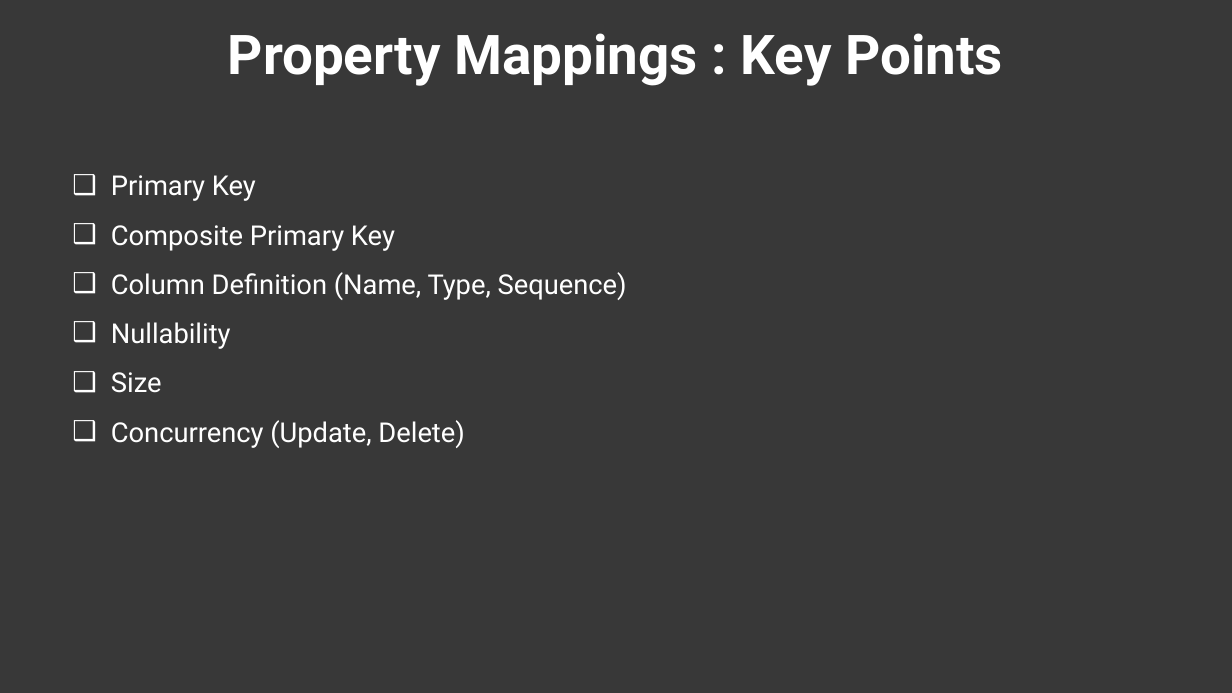
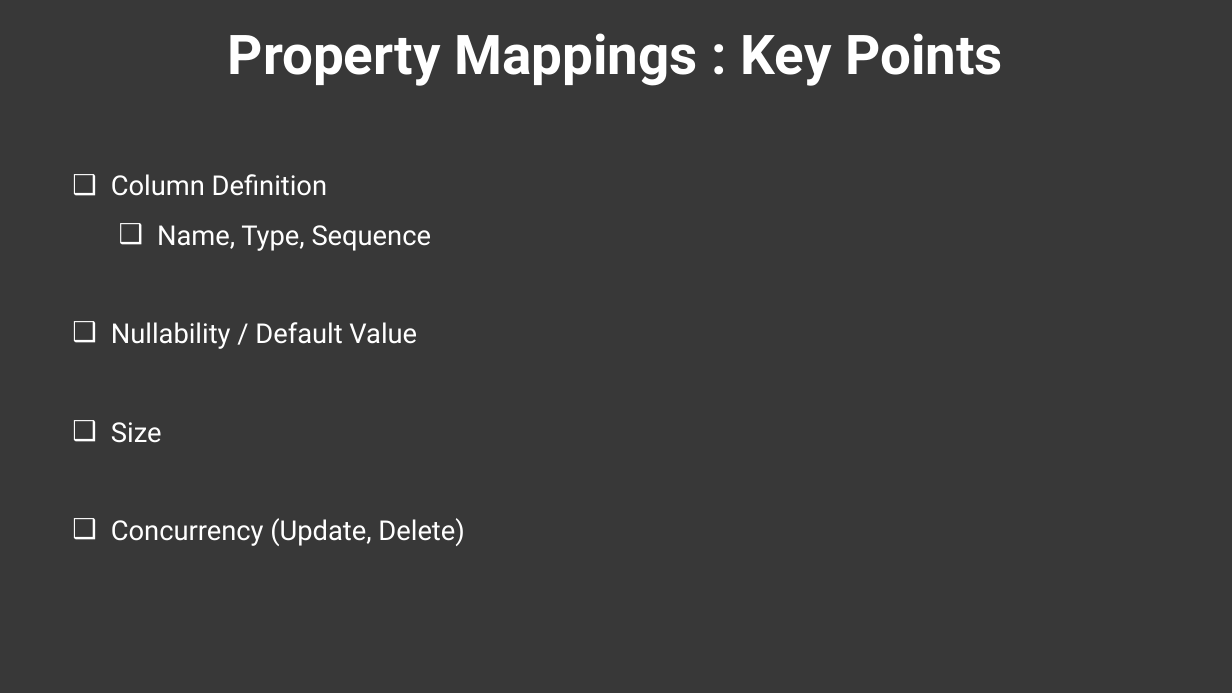
Before and after one commit to twalkerb/Entity-foundation-.NET-6, a slide deck: slide 12 of Sections/Section 3/Entity Fundamentals Using .NET 6_Section 3.pptx. Drawn at 1232x693 pixels with LibreOffice and Linux fonts; fonts in the diff are those of the drawing; background and template pictures are left out; a plain dark background stands for a picture behind light text. Boxes give left, top, right and bottom in pixels: in the first picture for what was removed or moved away, otherwise in the second. Text is boxed around its words. In the diff, an @@ line names an element or a change of style, - is before the commit and + after.

```diff
--- a/Sections/Section 3/Entity Fundamentals Using .NET 6_Section 3.pptx
+++ b/Sections/Section 3/Entity Fundamentals Using .NET 6_Section 3.pptx
@@ text at [111, 174, 432, 349]: text changed @@
-❑ Primary Key
-❑ Composite Primary Key
-❑ Column Definition (Name, Type, Sequence)
-❑ Nullability
+❑ Column Definition
+  ❑ Name, Type, Sequence
+❑ Nullability / Default Value
```
Also in this commit, not shown: 1 other slide changed, 10 slides removed, 24 other files.
